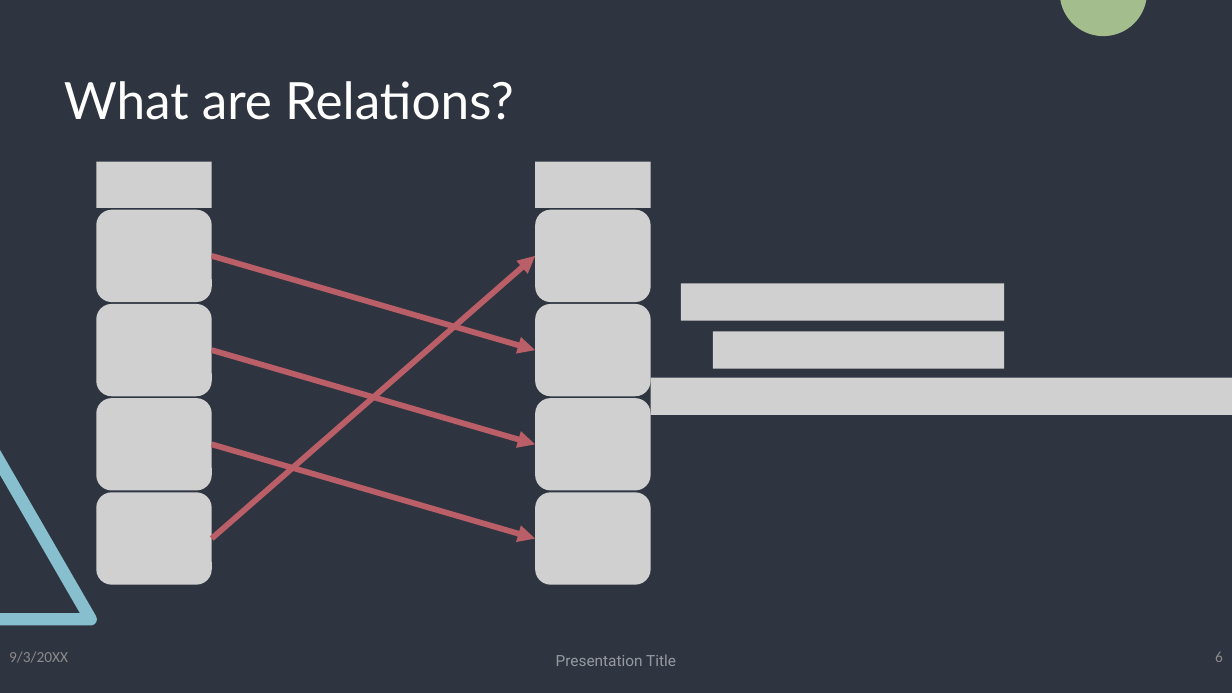
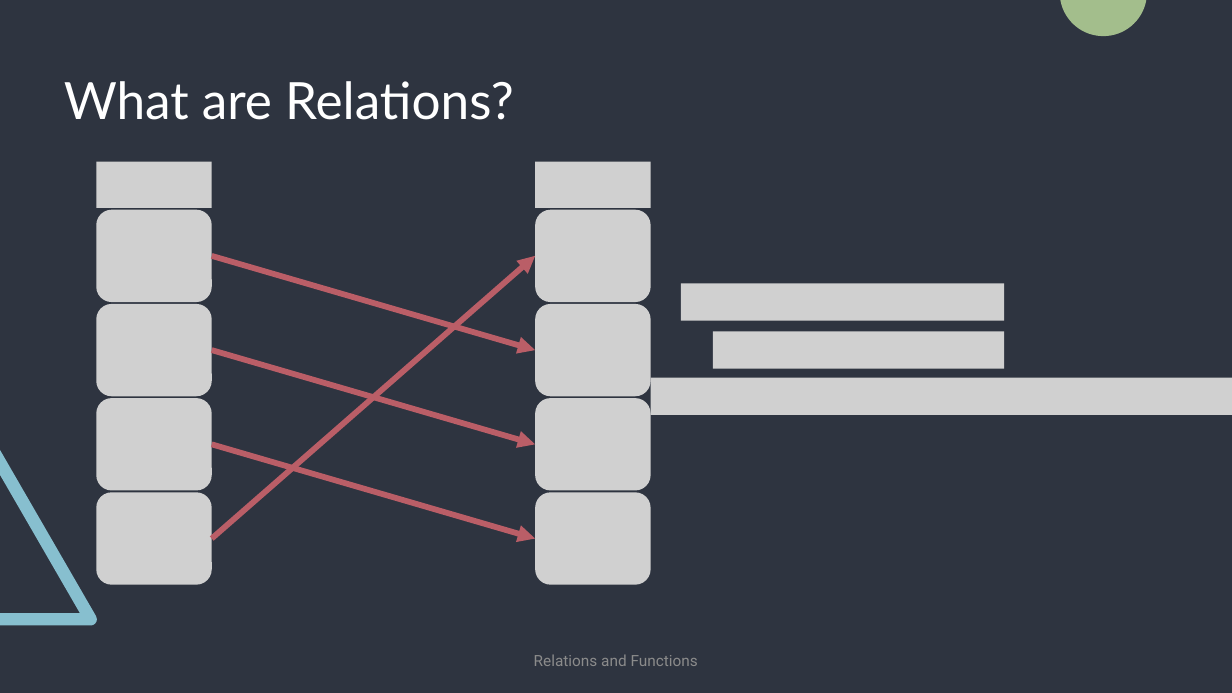
Before and after one commit to joejo-joestar/discrete-assignment, a slide deck: slide 6 of VidorPres/Relations and Functions.pptx. Drawn at 1232x693 pixels with LibreOffice and Linux fonts; fonts in the diff are those of the drawing; grey boxes stand for pictures. Boxes give left, top, right and bottom in pixels: in the first picture for what was removed or moved away, otherwise in the second. Text is boxed around its words. In the diff, an @@ line names an element or a change of style, - is before the commit and + after.

```diff
--- a/VidorPres/Relations and Functions.pptx
+++ b/VidorPres/Relations and Functions.pptx
@@ text removed at [9,652,68,663] @@
-9/3/20XX
@@ text at [534,654,698,666]: text changed; text colour #969AA1 to #8C8C8C @@
-Presentation Title
+Relations and Functions
@@ page number removed at [1215,652,1223,662] @@
-6
```
Also in this commit, not shown: 18 other slides changed, 2 other files.
